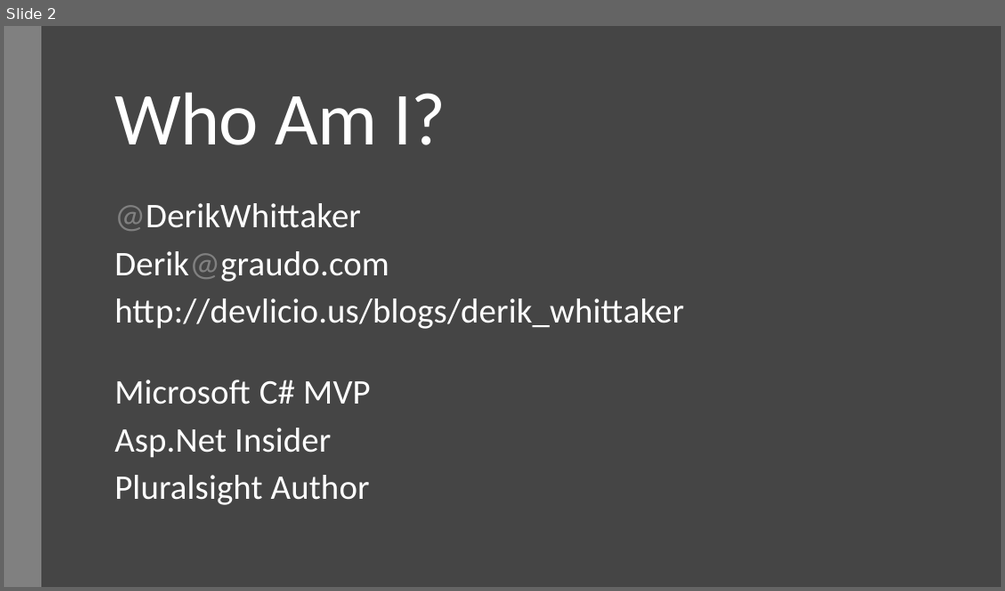
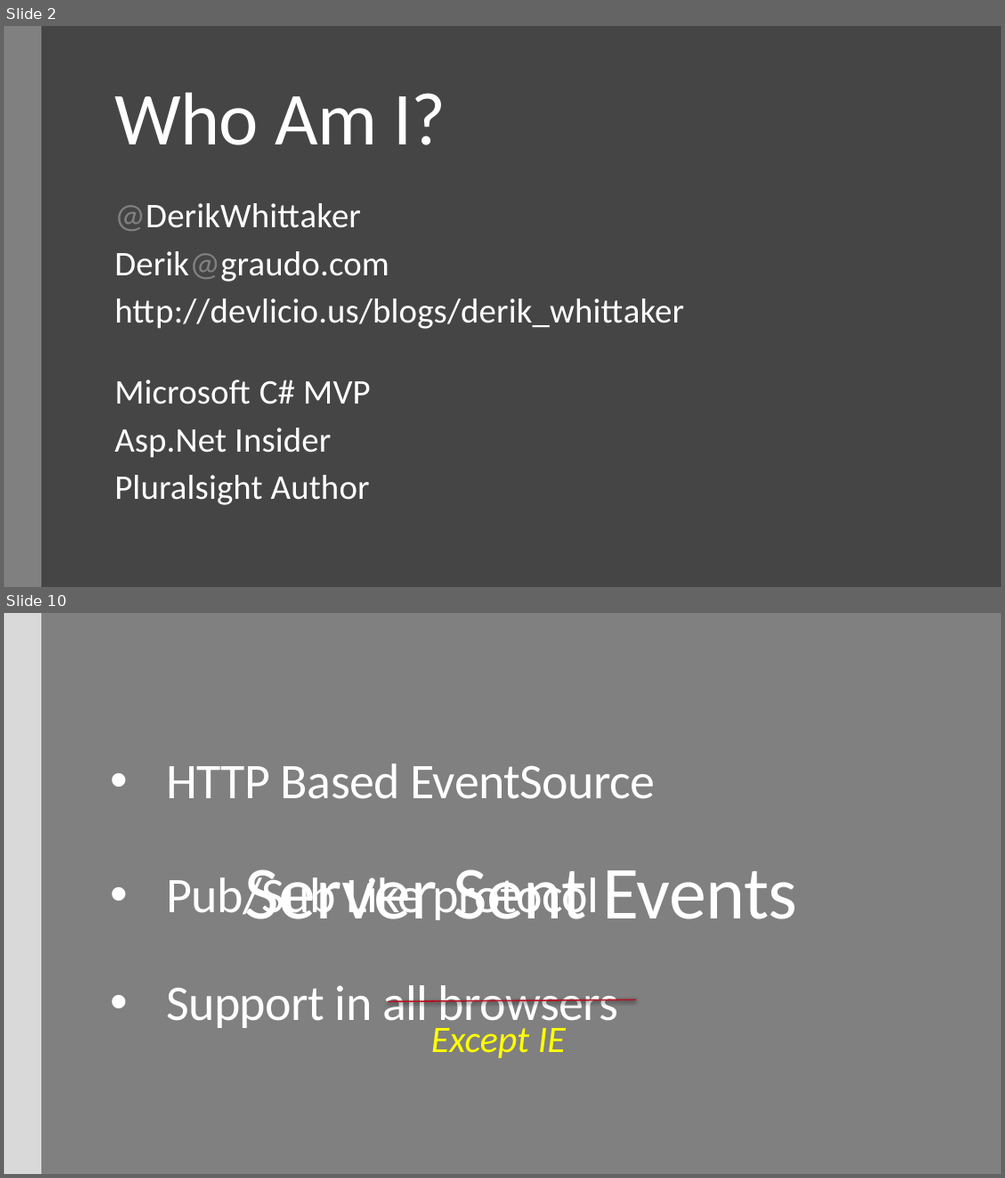
Before and after one commit to derikwhittaker/Demo.SignalR, a slide deck: RoanokeNug/DerikWhittaker_SignalR.pptx. Shown one above the other, each under a label of ours: slide 2 before the commit, slides 2 and 10 after it; the slides between them are not shown. The pictures are 1005x591 and 1005x1178 pixels, drawn with LibreOffice and Linux fonts; fonts in the diff are those of the drawing. Boxes give left, top, right and bottom in pixels: in the first picture for what was removed or moved away, otherwise in the second. Text is boxed around its words. In the diff, an @@ line names an element or a change of style, - is before the commit and + after.

```diff
--- a/RoanokeNug/DerikWhittaker_SignalR.pptx
+++ b/RoanokeNug/DerikWhittaker_SignalR.pptx
@@ slide 10 added at (4, 613, 1001, 1174), background #808080 @@
@@ rectangle added at (4, 613, 41, 1174), fill #D9D9D9 @@
@@ text added at (166, 763, 655, 1031), 48 pt, text #FFFFFF @@
+• HTTP Based EventSource
+• Pub/Sub Like protocol
+• Support in all browsers
@@ title added at (245, 869, 797, 920), 72 pt, text #FFFFFF @@
+Server Sent Events
@@ line added from (637, 999) to (388, 1001), #B80B1E 1.35 pt @@
@@ text added at (431, 1028, 566, 1058), 36 pt, text #FFFF00, italic @@
+Except IE
```
Also in this commit, not shown: 7 slides changed, 19 other slides added, 4 slides removed, 6 other files.
